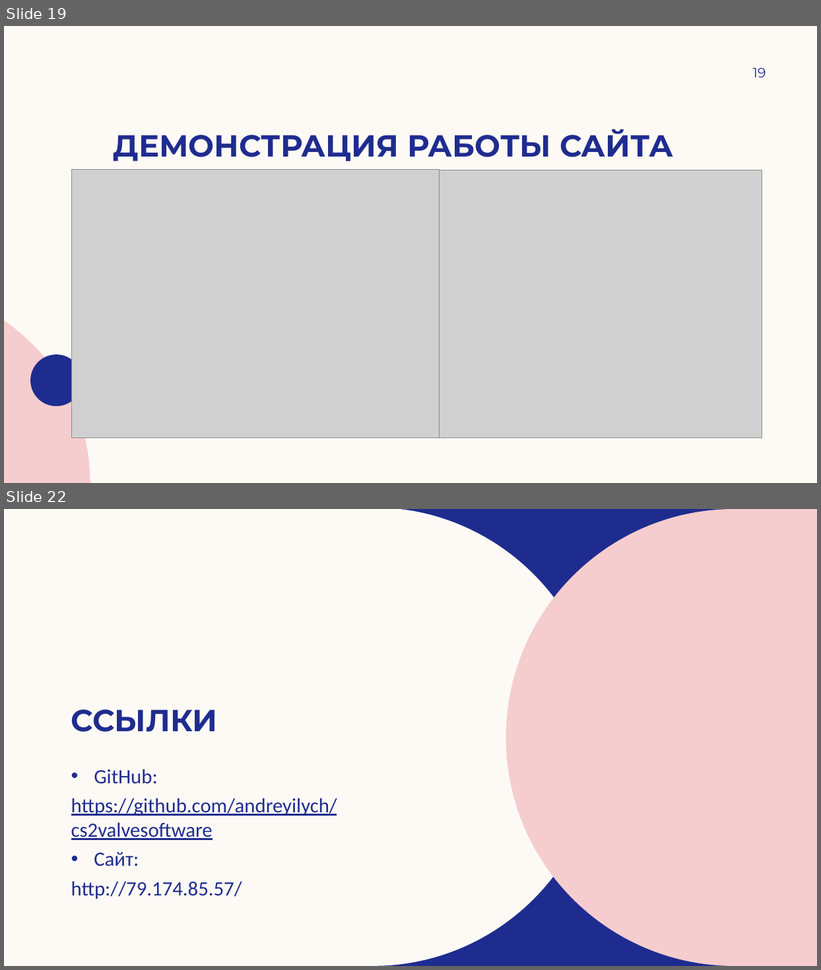
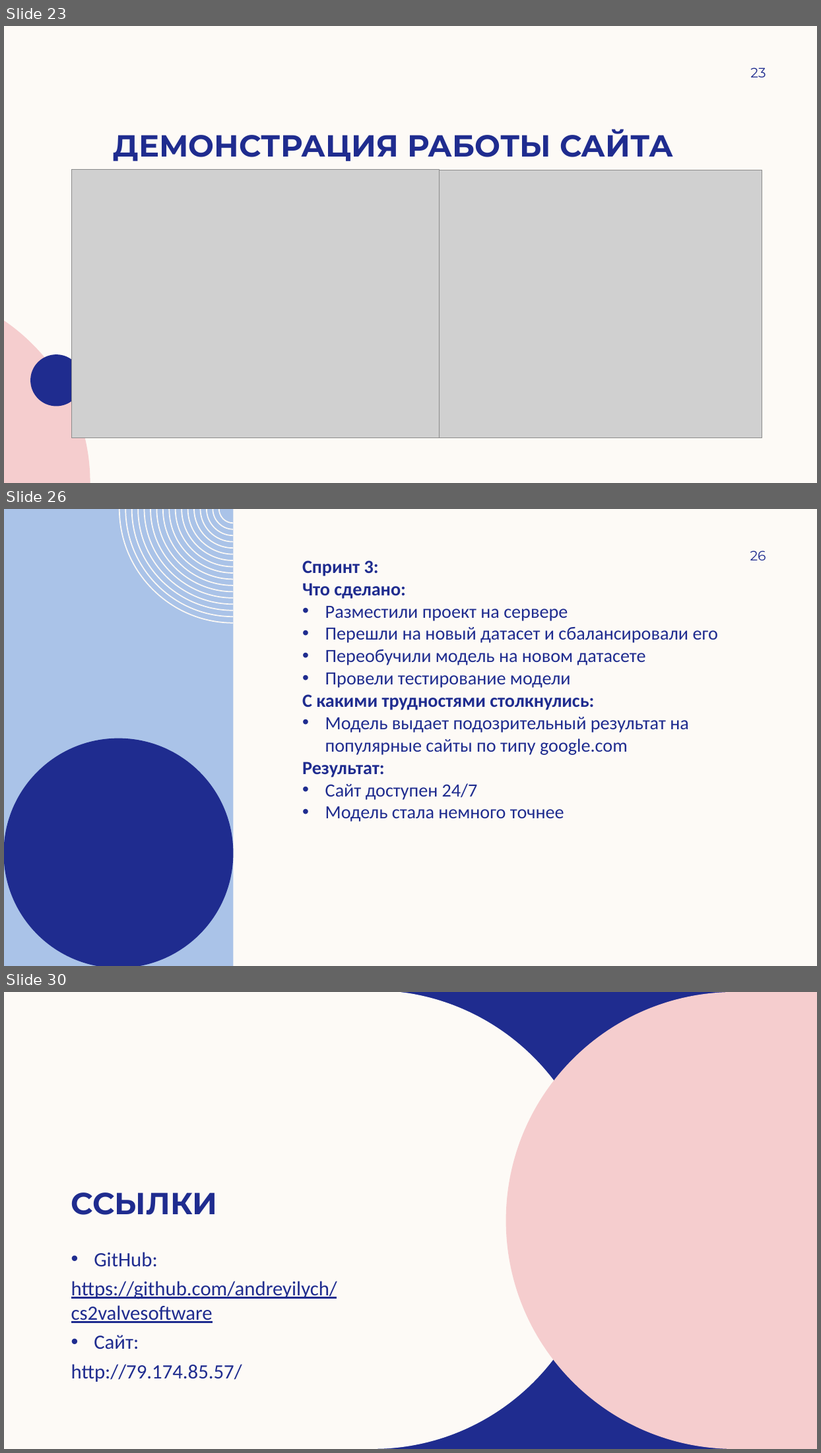
Before and after one commit to andreyilych/cs2valvesoftware, a slide deck: анализатор подозрительности доменных имен (DNS).pptx. Shown one above the other, each under a label of ours: slides 19 and 22 before the commit, slides 23, 26 and 30 after it; the slides between them are not shown. The pictures are 821x970 and 821x1453 pixels, drawn with LibreOffice and Linux fonts; fonts in the diff are those of the drawing; grey boxes stand for pictures; background and template pictures are left out. Boxes give left, top, right and bottom in pixels: in the first picture for what was removed or moved away, otherwise in the second. Text is boxed around its words. In the diff, an @@ line names an element or a change of style, - is before the commit and + after.

```diff
--- a/анализатор подозрительности доменных имен (DNS).pptx
+++ b/анализатор подозрительности доменных имен (DNS).pptx
@@ slide 26 added at [4,509,817,966], background #FDFAF6 @@
@@ freeform shape added at [4,509,234,966], fill #AAC3E8 @@
@@ freeform shape added at [119,509,234,624], fill #FDFAF6 @@
@@ text added at [302,560,718,822], 22 pt, text #1F2C8F @@
+Спринт 3:
+Что сделано:
+• Разместили проект на сервере
+• Перешли на новый датасет и сбалансировали его
+• Переобучили модель на новом датасете
+• Провели тестирование модели
+С какими трудностями столкнулись:
+• Модель выдает подозрительный результат на популярные сайты по типу google.com
+Результат:
+• Сайт доступен 24/7
+• Модель стала немного точнее
@@ page number added at [750,551,766,560], 16 pt, text #1F2C8F @@
+26
@@ freeform shape added at [4,739,234,966], fill #1F2C8F @@
@@ what was slide 19 is now slide 23 @@
@@ page number at [750,68,766,77]: text changed @@
-19
+23
@@ what was slide 22 is now slide 30 @@
```
Also in this commit, not shown: 8 slides changed, 9 other slides added, 2 slides removed.
